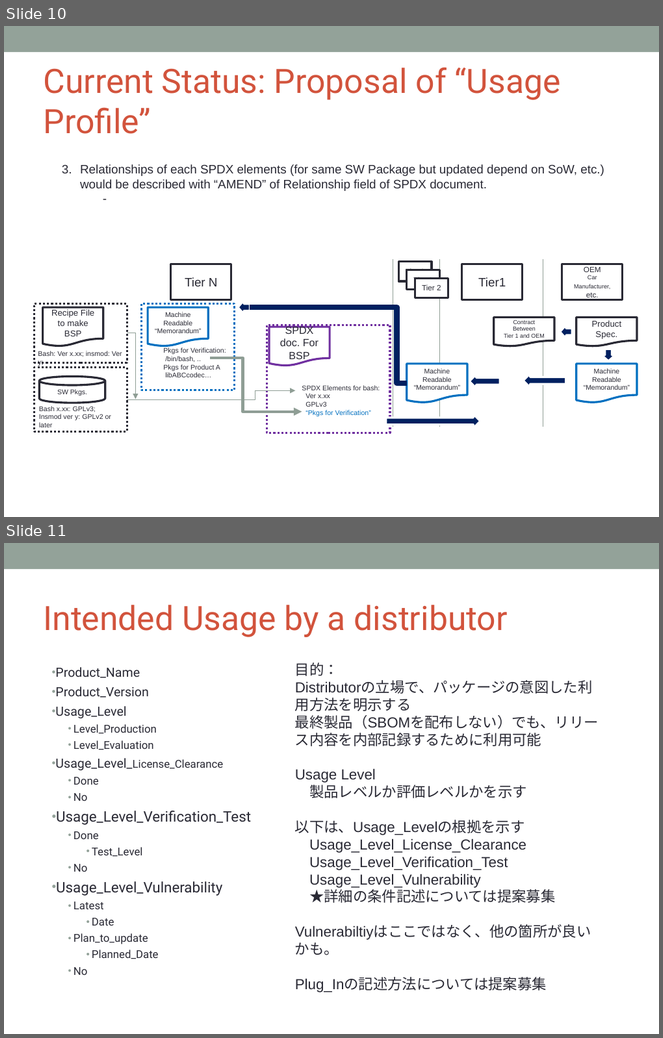
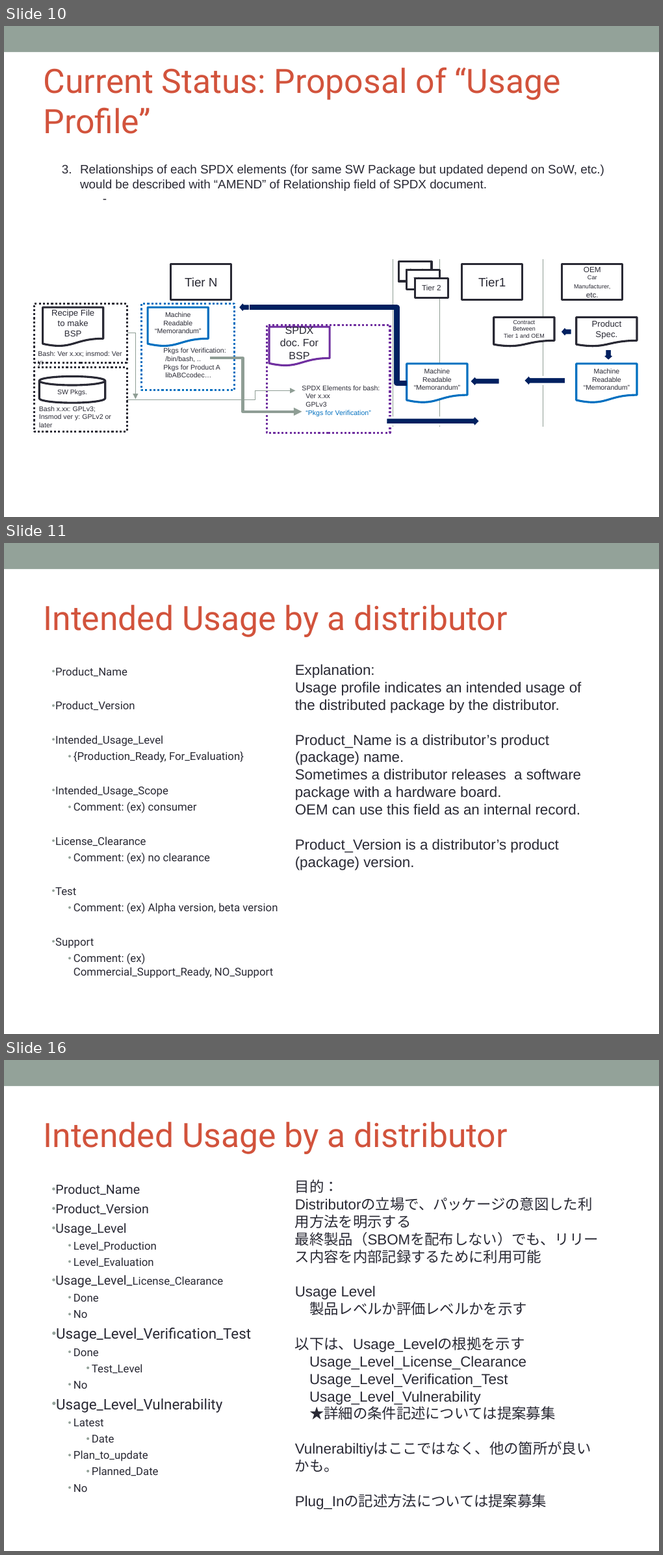
Before and after one commit to OpenChain-Project/OpenChain-JWG, a slide deck: License-Info-Exchange/UsageProfile/Proposal/Background_of_Proposal_of_UsageProfile_CC0.pptx. Shown one above the other, each under a label of ours: slides 10 and 11 before the commit, slides 10, 11 and 16 after it; the slides between them are not shown. The pictures are 663x1038 and 663x1555 pixels, drawn with LibreOffice and Linux fonts; fonts in the diff are those of the drawing; background and template pictures are left out. Boxes give left, top, right and bottom in pixels: in the first picture for what was removed or moved away, otherwise in the second. Text is boxed around its words. In the diff, an @@ line names an element or a change of style, - is before the commit and + after.

```diff
--- a/License-Info-Exchange/UsageProfile/Proposal/Background_of_Proposal_of_UsageProfile_CC0.pptx
+++ b/License-Info-Exchange/UsageProfile/Proposal/Background_of_Proposal_of_UsageProfile_CC0.pptx
@@ slide 11 added at (4,543,659,1034), background #FFFFFF; not listed: 1 template element that a slide beside it also shows @@
@@ title added at (43,605,508,637), 36.9 pt, text #D2533C @@
+Intended Usage by a distributor
@@ text added at (55,667,278,979), 12 pt, text #292934 @@
+• Product_Name
+• Product_Version
+• Intended_Usage_Level
+  • {Production_Ready, For_Evaluation}
+• Intended_Usage_Scope
+  • Comment: (ex) consumer
+• License_Clearance
+  • Comment: (ex) no clearance
+• Test
+  • Comment: (ex) Alpha version, beta version
+• Support
+  • Comment: (ex) Commercial_Support_Ready, NO_Support
@@ text added at (295,664,582,871), 16 pt, text #292934 @@
+Explanation:
+Usage profile indicates an intended usage of the distributed package by the distributor.
+Product_Name is a distributor’s product (package) name.
+Sometimes a distributor releases a software package with a hardware board.
+OEM can use this field as an internal record.
+Product_Version is a distributor’s product (package) version.
@@ what was slide 11 is now slide 16 @@
```
Also in this commit, not shown: 4 other slides added.
